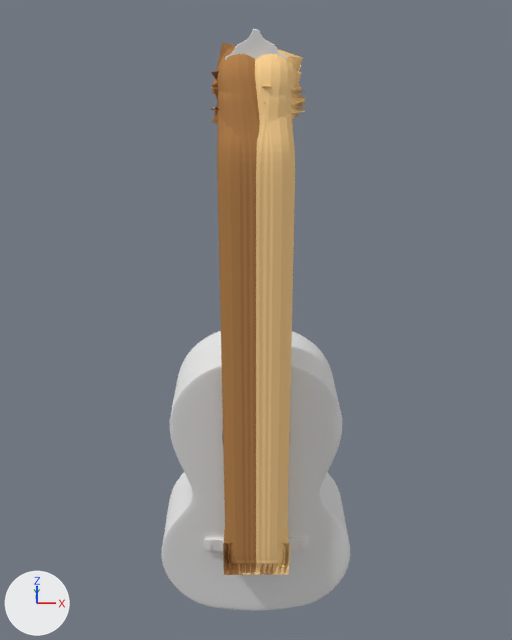
One commit to the Blender file Guitar/Guitar.blend: the scene before it, then after it.
Both versions are drawn from a 50 mm lens placed at (-0.07, -7.26, 7.73), pointed at (0.0, 0.54, 4.2). The axes (+X, +Y, +Z) are drawn at lower left. The lights are the same throughout.

In view in the first picture: 'A_String', 'B_String', 'D_String', 'E_String', 'G_String', 'Guitar', 'e_String'.
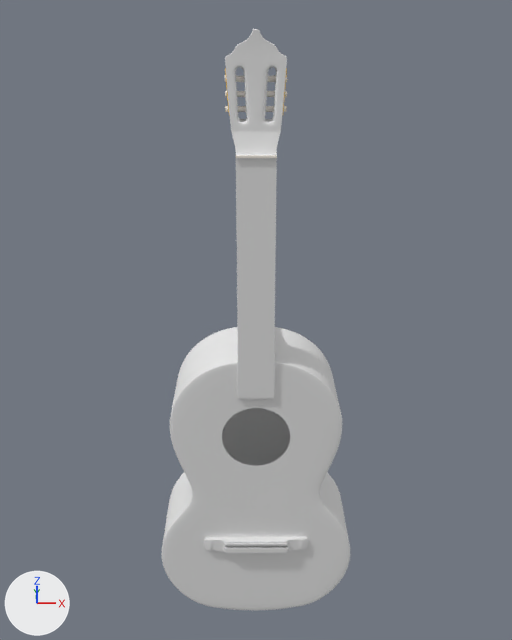
Location of each change, [x1, y1, x2, y2] in pixels of the pictures (512 x 640 px):
'e_String', hidden (brown): before [250, 86, 306, 575]
'E_String', hidden (brown): before [210, 102, 263, 575]
'D_String', hidden (brown): before [211, 42, 273, 575]
'G_String', hidden (brown): before [239, 49, 303, 575]
'A_String', hidden (brown): before [212, 83, 268, 575]
'B_String', hidden (brown): before [245, 71, 306, 575]

The change in detail:
Object 'G_String' (ob_g_string) is now hidden.
Object 'B_String' (ob_b_string) is now hidden.
Object 'D_String' (ob_d_string) is now hidden.
Object 'A_String' (ob_a_string) is now hidden.
Object 'e_String' (ob_e_string) is now hidden.
Object 'E_String' (ob_e_string_1) is now hidden.
